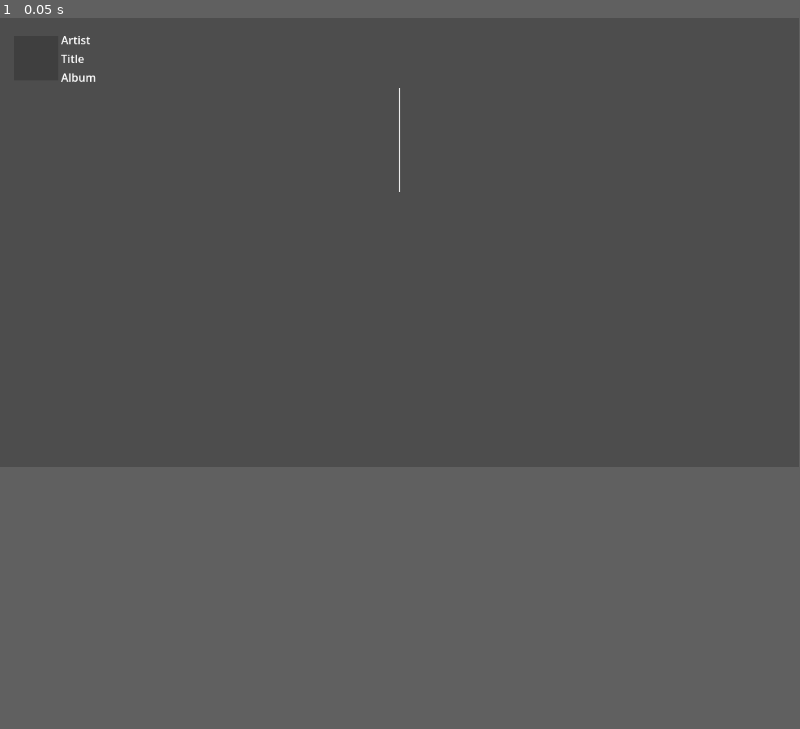
Above: before the commit, frame 1.
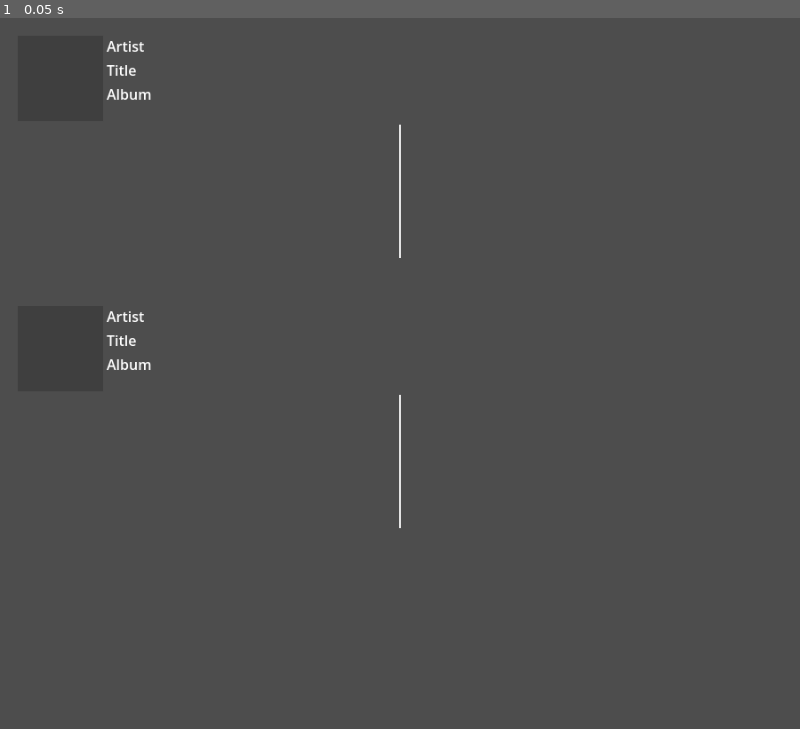
Above: after the commit, the same moment.

Repository: adufou/mix-visualizer
Game: Godot game, scene res://scenes/main.tscn
Two runs of this game, one before a commit and one after it. Both use one fixed random seed, a clock stepped at 60 frames per second and the inputs below.
Inputs:
- Up to frame 1 (0.05 s): no input
In our replay, the window is 799x449 before the commit and 800x711 after it. These sizes can differ from the game's own. Grey fills any space a smaller window leaves; there, only what the larger window draws over its background counts as a difference.

The runs differ from the first frame. In frame 1, 0.4% of the frame differs, in the area x 7-51%, y 2-72%.

Commit message:
feat: display both tracks

Diff:
--- a/project.godot
+++ b/project.godot
@@ -14,6 +14,11 @@
 run/main_scene="res://scenes/main.tscn"
 config/features=PackedStringArray("4.7", "Forward Plus")
 
+[display]
+
+window/size/viewport_width=900
+window/size/viewport_height=800
+
 [autoload]
 
 MixxxClient="*res://autoload/mixxx_client.gd"
--- a/scenes/deck_panel.tscn
+++ b/scenes/deck_panel.tscn
@@ -20,9 +20,13 @@
 
 [node name="CoverRect" type="TextureRect" parent="VBox/Header"]
 unique_name_in_owner = true
-custom_minimum_size = Vector2(64, 64)
+custom_minimum_size = Vector2(96, 96)
 layout_mode = 2
+size_flags_horizontal = 0
+size_flags_vertical = 0
+expand_mode = 1
 stretch_mode = 5
+clip_contents = true
 
 [node name="InfoVBox" type="VBoxContainer" parent="VBox/Header"]
 layout_mode = 2
--- a/scripts/main.gd
+++ b/scripts/main.gd
@@ -1,12 +1,12 @@
 extends Control
-## Wires up one DeckPanel per active deck (POC: just "[Channel1]") + the master meter.
-## Adding another deck is just instantiating another DeckPanel with a different deck_id.
+## Wires up one DeckPanel per active deck + the master meter.
+## Adding another deck is just adding its id here — nothing else is deck-count-specific.
 
 const DeckPanelScene := preload("res://scenes/deck_panel.tscn")
 
 @onready var deck_container: Control = %DeckContainer
 
-const ACTIVE_DECKS := ["[Channel1]"]
+const ACTIVE_DECKS := ["[Channel1]", "[Channel2]"]
 
 
 func _ready() -> void:
